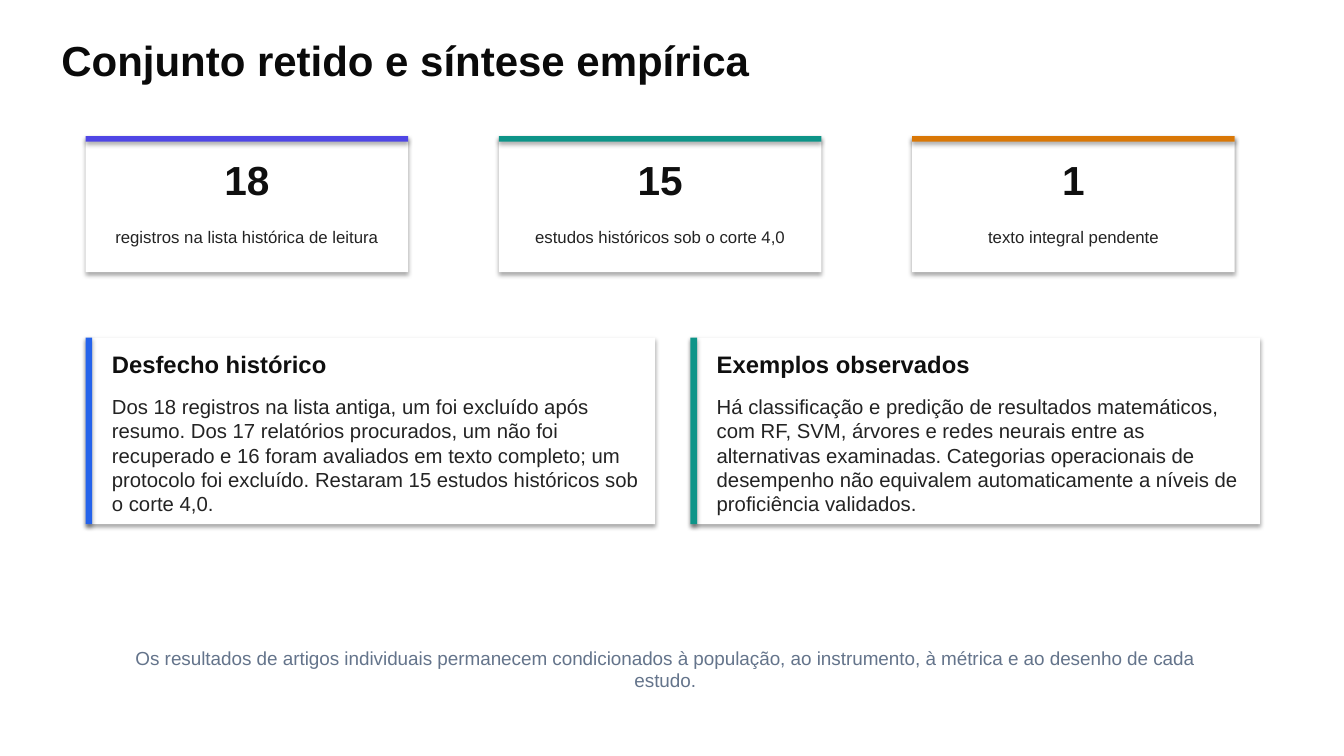
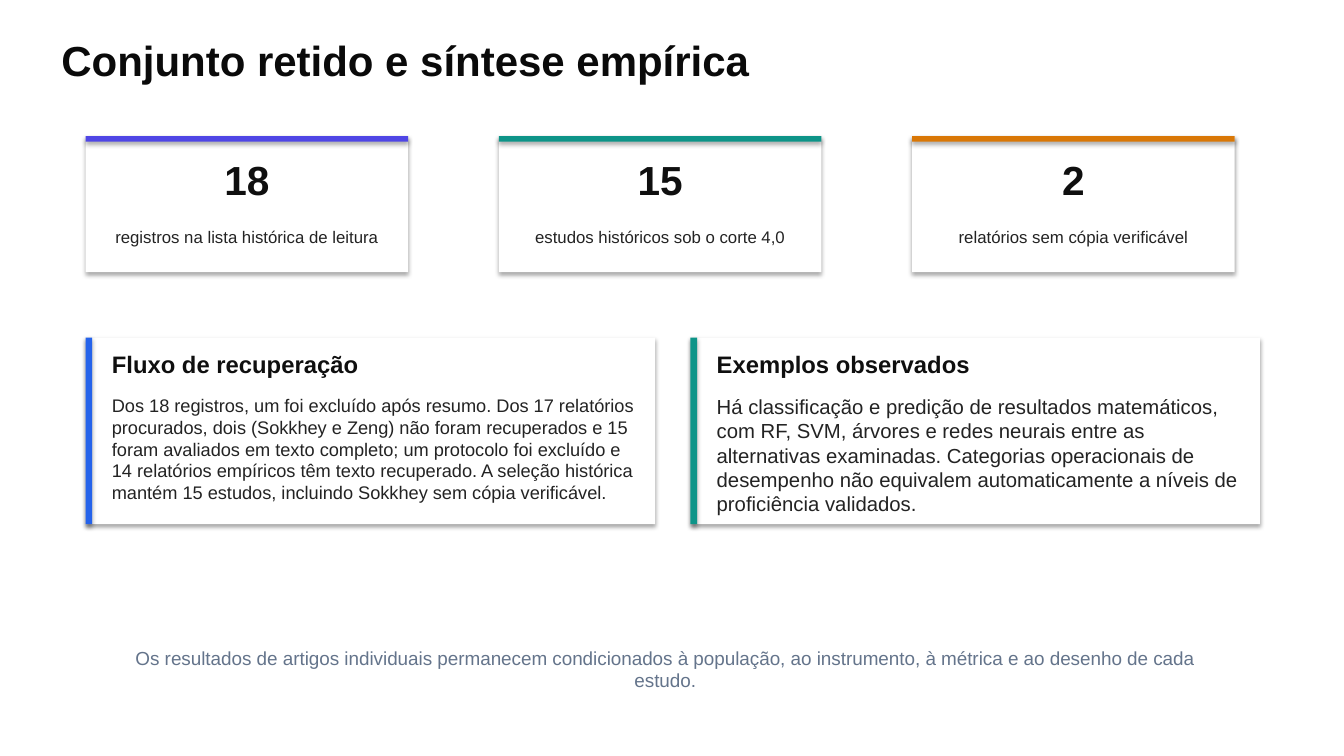
Before and after one commit to thalesfb/ccw, a slide deck: slide 12 of results/tcc/presentation/ensino_personalizado_de_matematica_tcc.pptx. Drawn at 1344x756 pixels with LibreOffice and Linux fonts; fonts in the diff are those of the drawing. Boxes give left, top, right and bottom in pixels: in the first picture for what was removed or moved away, otherwise in the second. Text is boxed around its words. In the diff, an @@ line names an element or a change of style, - is before the commit and + after.

Commit message:
:memo: docs(tcc): reconcile Sokkhey retrieval flow

```diff
--- a/results/tcc/presentation/ensino_personalizado_de_matematica_tcc.pptx
+++ b/results/tcc/presentation/ensino_personalizado_de_matematica_tcc.pptx
@@ text at [1062, 166, 1085, 195]: text changed @@
-1
+2
@@ text at [959, 230, 1188, 247]: text changed @@
-texto integral pendente
+relatórios sem cópia verificável
@@ text at [112, 355, 358, 378]: text changed @@
-Desfecho histórico
+Fluxo de recuperação
@@ text at [112, 398, 634, 503]: text changed; size 14.5 to 13 pt @@
-Dos 18 registros na lista antiga, um foi excluído após resumo. Dos 17 relatórios procurados, um não foi recuperado e 16 foram avaliados em texto completo; um protocolo foi excluído. Restaram 15 estudos históricos sob o corte 4,0.
+Dos 18 registros, um foi excluído após resumo. Dos 17 relatórios procurados, dois (Sokkhey e Zeng) não foram recuperados e 15 foram avaliados em texto completo; um protocolo foi excluído e 14 relatórios empíricos têm texto recuperado. A seleção histórica mantém 15 estudos, incluindo Sokkhey sem cópia verificável.
```
Also in this commit, not shown: 3 other slides changed, 55 other files.
